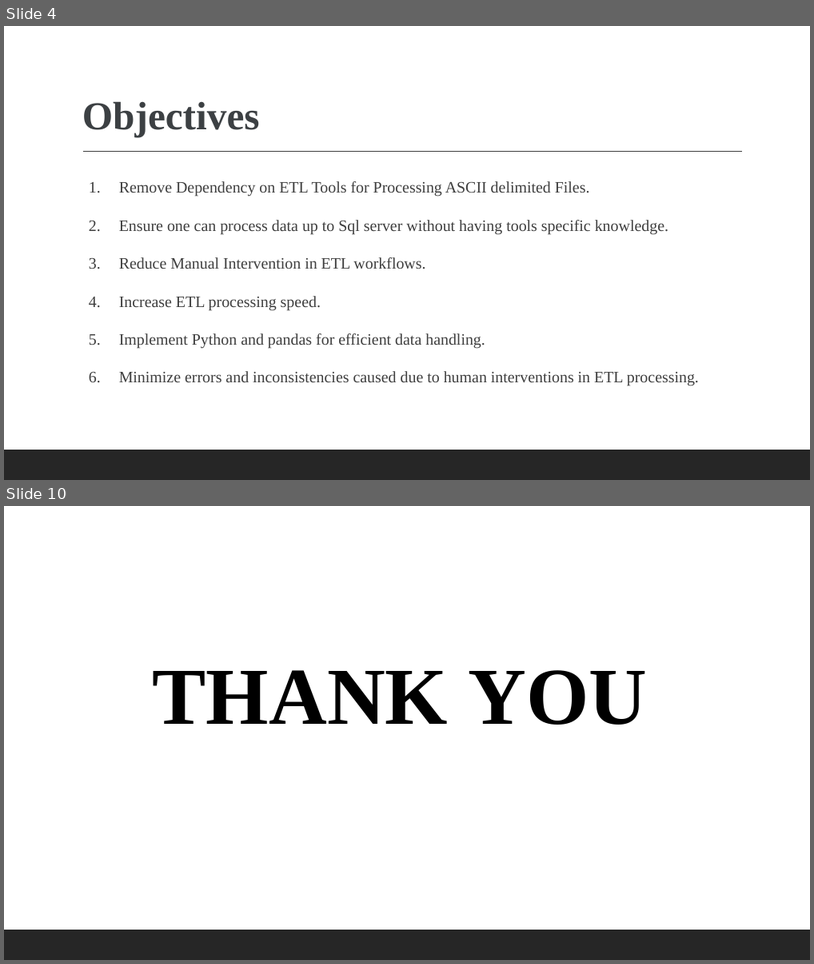
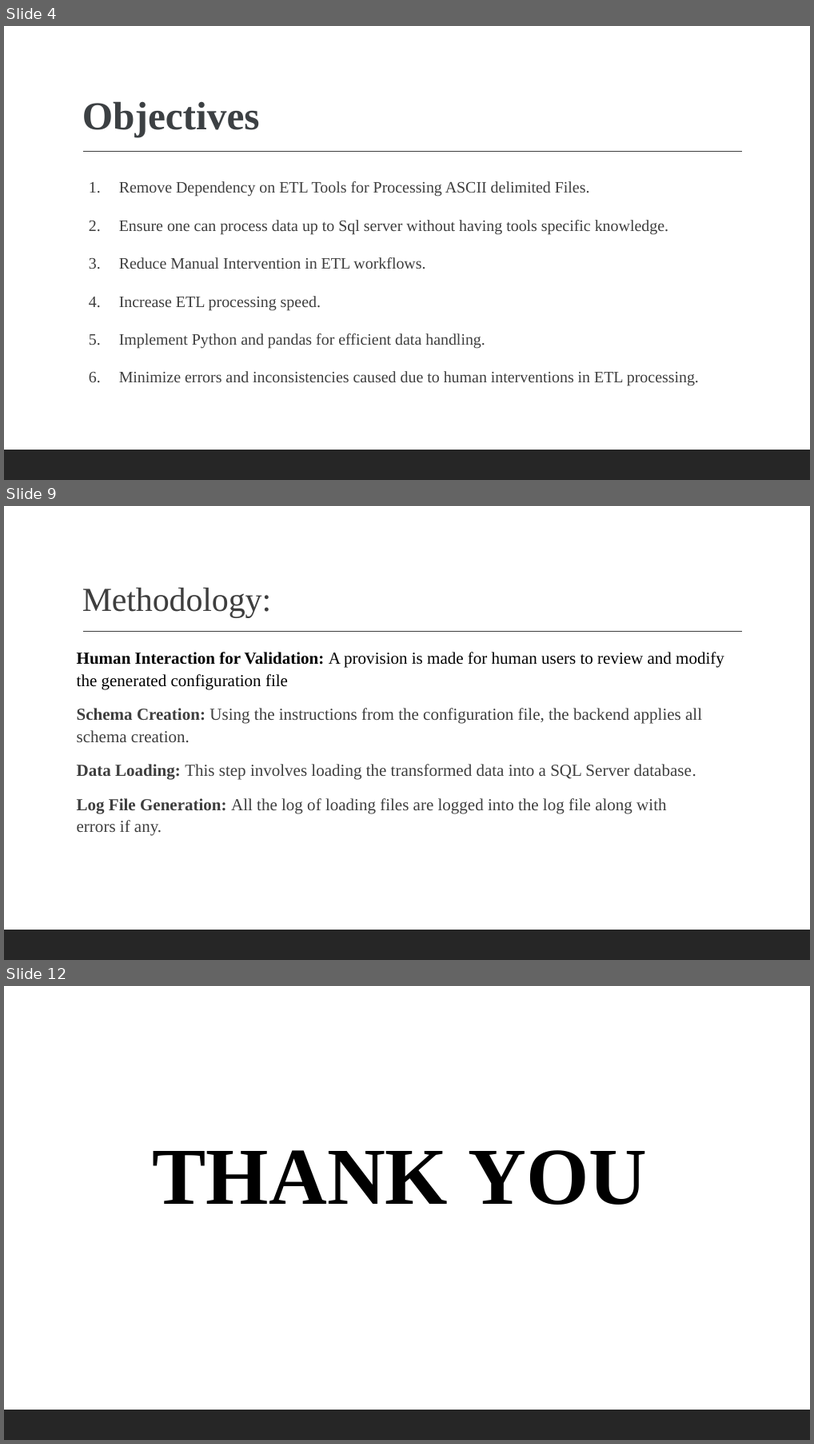
Before and after one commit to MeePks/ETL-AI-Schema-Detection, a slide deck: Documentation/ETLautomationPresentation.pptx. Shown one above the other, each under a label of ours: slides 4 and 10 before the commit, slides 4, 9 and 12 after it; the slides between them are not shown. The pictures are 814x964 and 814x1444 pixels, drawn with LibreOffice and Linux fonts; fonts in the diff are those of the drawing. Boxes give left, top, right and bottom in pixels: in the first picture for what was removed or moved away, otherwise in the second. Text is boxed around its words. In the diff, an @@ line names an element or a change of style, - is before the commit and + after.

```diff
--- a/Documentation/ETLautomationPresentation.pptx
+++ b/Documentation/ETLautomationPresentation.pptx
@@ slide 9 added at [4, 506, 810, 960], background #FFFFFF; not listed: 2 template elements that a slide beside it also shows @@
@@ title added at [82, 588, 271, 617], 40 pt, text #3E3E3E @@
+Methodology:
@@ text added at [77, 652, 725, 836], 20 pt, text #3E3E3E @@
+Human Interaction for Validation: A provision is made for human users to review and modify the generated configuration file
+Schema Creation: Using the instructions from the configuration file, the backend applies all schema creation.
+Data Loading: This step involves loading the transformed data into a SQL Server database.
+Log File Generation: All the log of loading files are logged into the log file along with errors if any.
@@ what was slide 10 is now slide 12 @@
```
Also in this commit, not shown: 3 slides changed, 3 other slides added, 2 slides removed, 2 other files.
